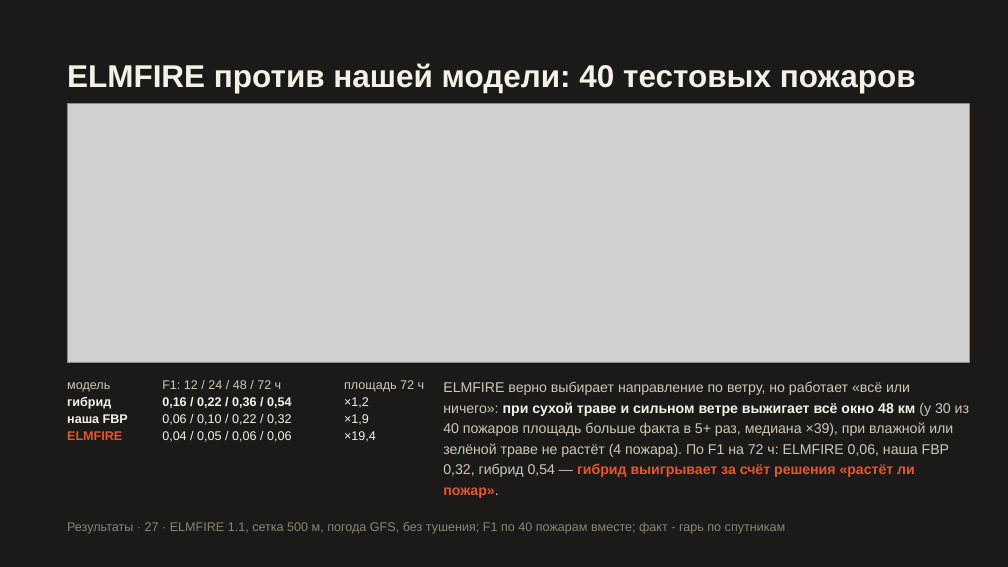
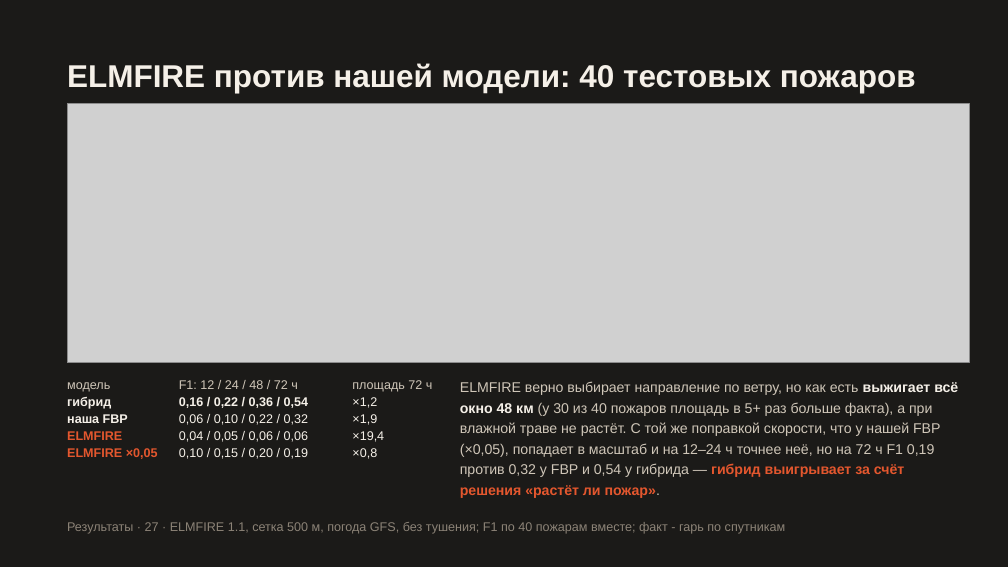
Before and after one commit to Bekabaev/fire_proj, a slide deck: slide 25 of presentation/presentation_final.pptx. Drawn at 1008x567 pixels with LibreOffice and Linux fonts; fonts in the diff are those of the drawing; grey boxes stand for pictures. Boxes give left, top, right and bottom in pixels: in the first picture for what was removed or moved away, otherwise in the second. Text is boxed around its words. In the diff, an @@ line names an element or a change of style, - is before the commit and + after.

```diff
--- a/presentation/presentation_final.pptx
+++ b/presentation/presentation_final.pptx
@@ text "F1: 12 / 24 / ...": place and size @@
-text "F1: 12 / 24 / ..." at box(162, 380, 291, 442)
+text "F1: 12 / 24 / ..." at box(179, 380, 308, 459)
@@ text "площадь 72 ч": place and size @@
-text "площадь 72 ч" at box(344, 380, 425, 442)
+text "площадь 72 ч" at box(352, 380, 433, 459)
@@ text at box(460, 381, 958, 477): text changed @@
-ELMFIRE верно выбирает направление по ветру, но работает «всё или ничего»: при сухой траве и сильном ветре выжигает всё окно 48 км (у 30 из 40 пожаров площадь больше факта в 5+ раз, медиана ×39), при влажной или зелёной траве не растёт (4 пожара). По F1 на 72 ч: ELMFIRE 0,06, наша FBP 0,32, гибрид 0,54 — гибрид выигрывает за счёт решения «растёт ли пожар».
+ELMFIRE верно выбирает направление по ветру, но как есть выжигает всё окно 48 км (у 30 из 40 пожаров площадь в 5+ раз больше факта), а при влажной траве не растёт. С той же поправкой скорости, что у нашей FBP (×0,05), попадает в масштаб и на 12–24 ч точнее неё, но на 72 ч F1 0,19 против 0,32 у FBP и 0,54 у гибрида — гибрид выигрывает за счёт решения «растёт ли пожар».
@@ text at box(67, 448, 158, 459): paragraph added @@
+ELMFIRE ×0,05
@@ text at box(179, 448, 308, 459): paragraph added @@
+0,10 / 0,15 / 0,20 / 0,19
@@ text at box(352, 448, 377, 459): paragraph added @@
+×0,8
```
Also in this commit, not shown: 1 other file.
